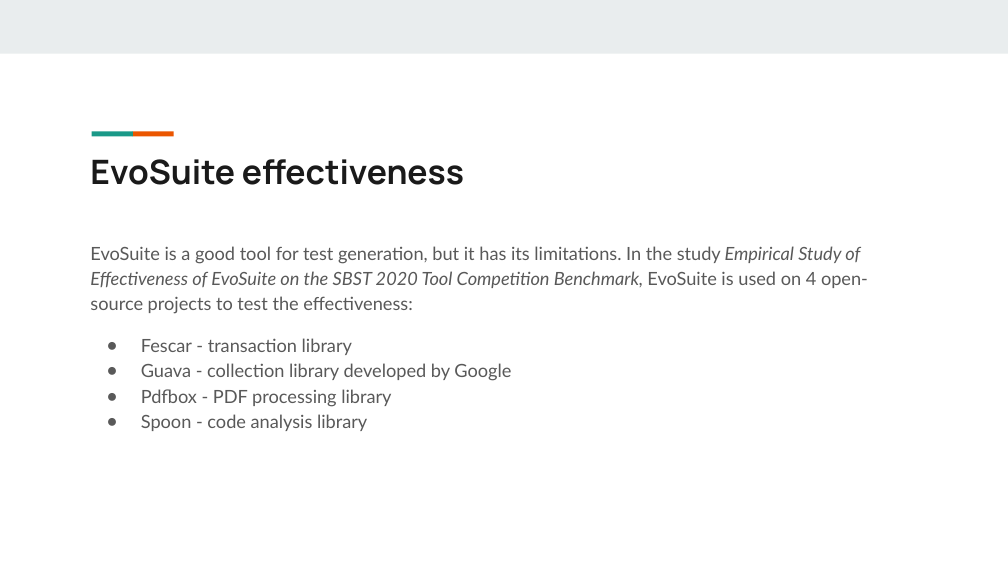
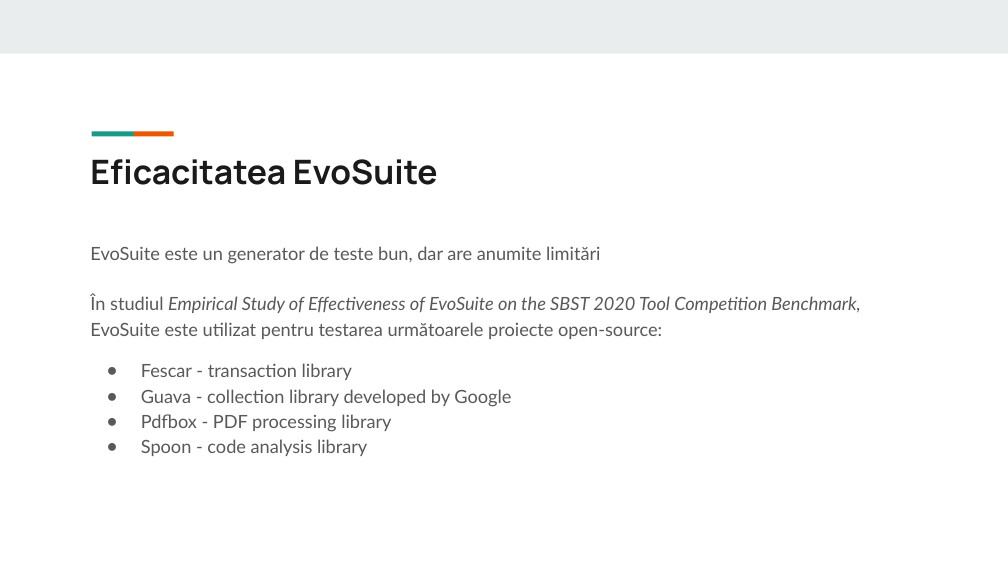
Before and after one commit to Alecsandu/EvoSuite_Demo, a slide deck: slide 10 of prezentare/EvoSuite.odp (slide 8 before the commit). Drawn at 1008x567 pixels with LibreOffice and Linux fonts; fonts in the diff are those of the drawing. Boxes give left, top, right and bottom in pixels: in the first picture for what was removed or moved away, otherwise in the second. Text is boxed around its words. In the diff, an @@ line names an element or a change of style, - is before the commit and + after.

```diff
--- a/prezentare/EvoSuite.odp
+++ b/prezentare/EvoSuite.odp
@@ title at (90, 159, 438, 185): text changed @@
-EvoSuite effectiveness
+Eficacitatea EvoSuite
@@ text at (90, 246, 860, 339): text changed @@
-EvoSuite is a good tool for test generation, but it has its limitations. In the study Empirical Study of Effectiveness of EvoSuite on the SBST 2020 Tool Competition Benchmark, EvoSuite is used on 4 open-source projects to test the effectiveness:
+EvoSuite este un generator de teste bun, dar are anumite limitări
+În studiul Empirical Study of Effectiveness of EvoSuite on the SBST 2020 Tool Competition Benchmark, EvoSuite este utilizat pentru testarea următoarele proiecte open-source:
```
Also in this commit, not shown: 2 other slides changed, 9 slides added, 6 slides removed.
